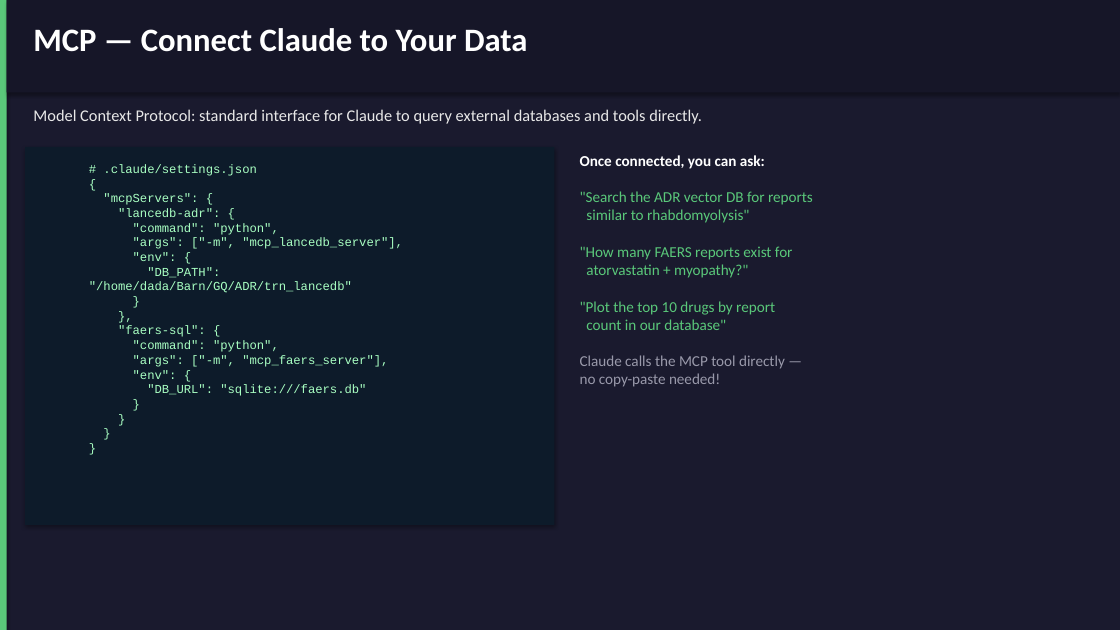
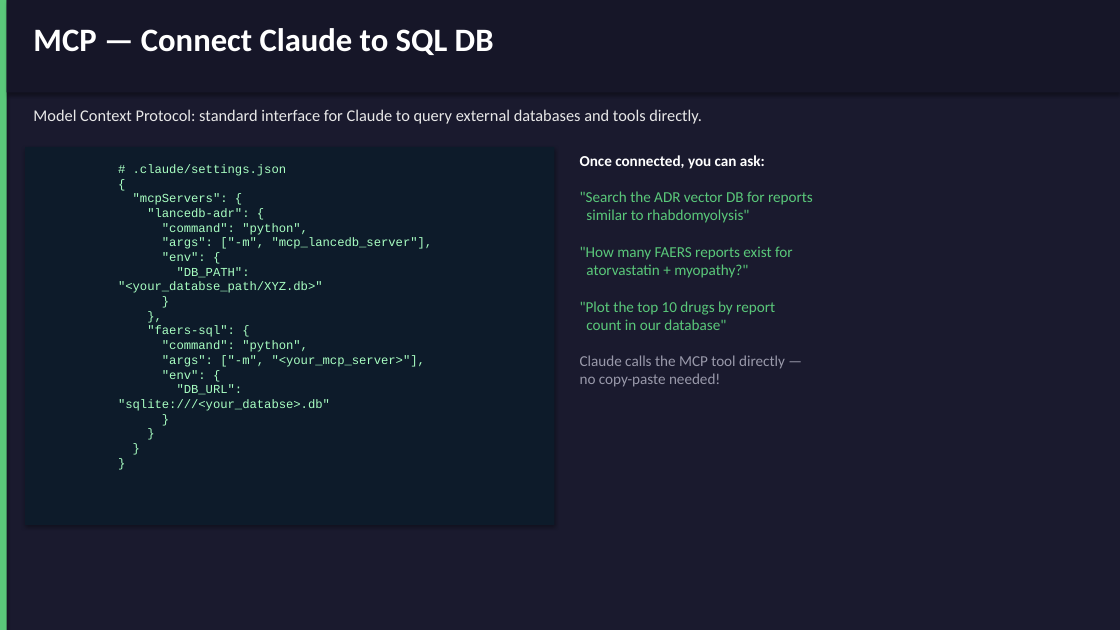
Before and after one commit to bcqguo/claude_4_public_health, a slide deck: slide 16 of Claude_Model_Usage_Lecture.pptx. Drawn at 1120x630 pixels with LibreOffice and Linux fonts; fonts in the diff are those of the drawing. Boxes give left, top, right and bottom in pixels: in the first picture for what was removed or moved away, otherwise in the second. Text is boxed around its words. In the diff, an @@ line names an element or a change of style, - is before the commit and + after.

```diff
--- a/Claude_Model_Usage_Lecture.pptx
+++ b/Claude_Model_Usage_Lecture.pptx
@@ text at <box>33,28,494,55</box>: text changed @@
-MCP — Connect Claude to Your Data
+MCP — Connect Claude to SQL DB
@@ text "# .claude/settings.json": place and size @@
-text "# .claude/settings.json" at <box>89,164,403,396</box>
+text "# .claude/settings.json" at <box>118,164,433,411</box>
@@ text at <box>118,267,323,293</box>: text changed @@
-"DB_PATH": "/home/dada/Barn/GQ/ADR/trn_lancedb"
+"DB_PATH": "<your_databse_path/XYZ.db>"
@@ text at <box>162,355,425,367</box>: text changed @@
-"args": ["-m", "mcp_faers_server"],
+"args": ["-m", "<your_mcp_server>"],
@@ text at <box>118,385,330,411</box>: text changed @@
-"DB_URL": "sqlite:///faers.db"
+"DB_URL": "sqlite:///<your_databse>.db"
```
Also in this commit, not shown: 8 other slides changed, 3 slides removed.
